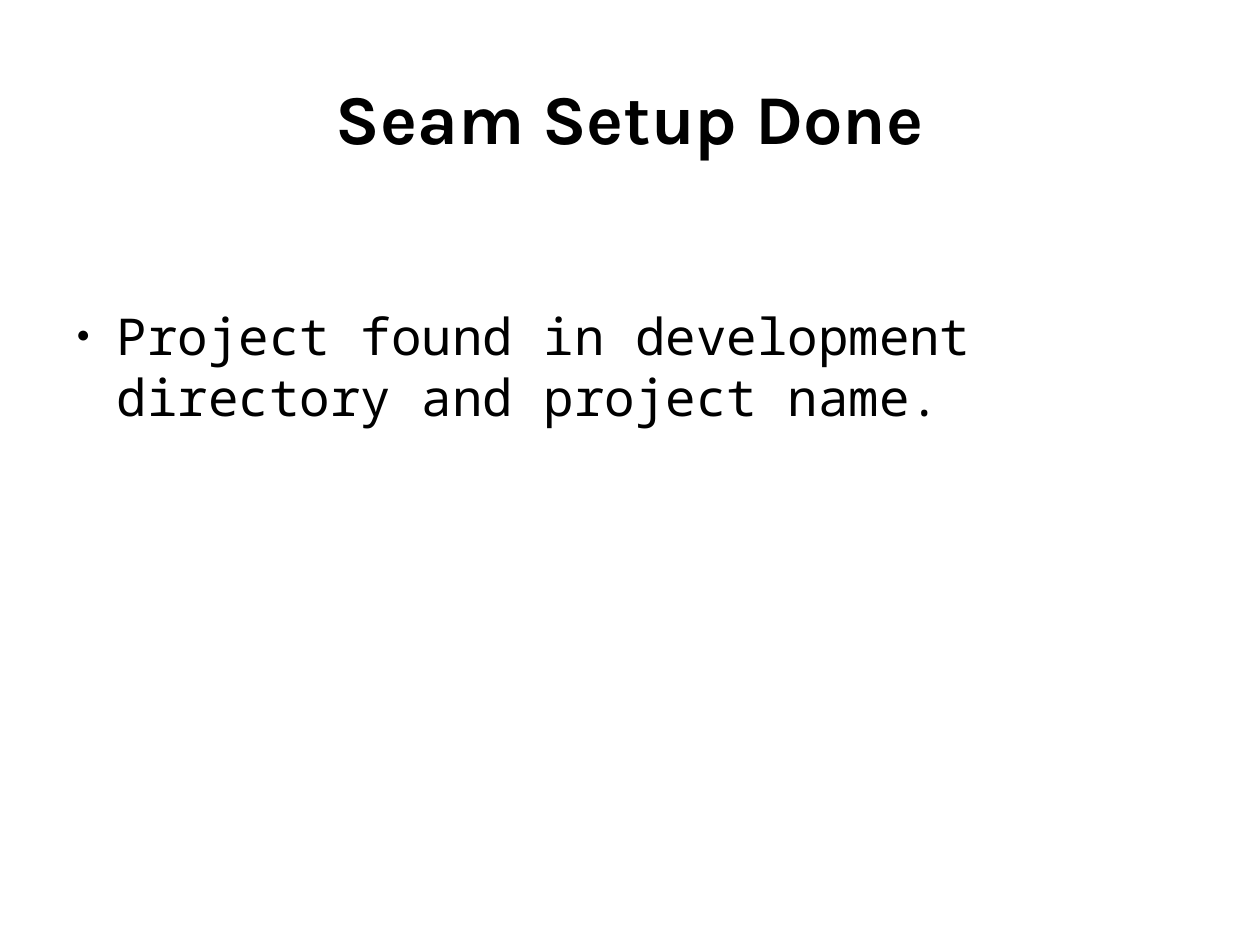
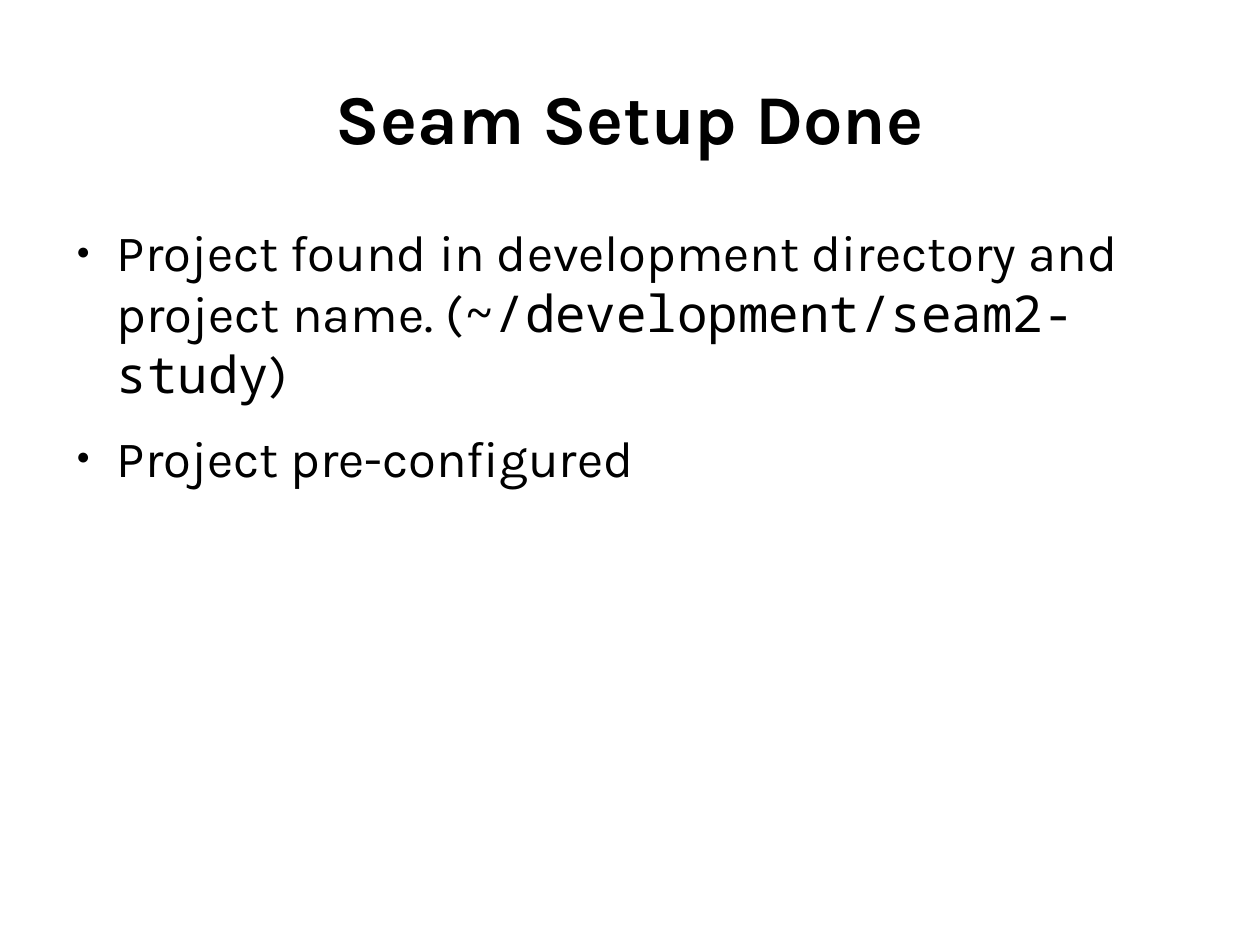
Before and after one commit to dhinojosa/seam2-study, a slide deck: slide 16 of seam2-preso.odp. Drawn at 1260x945 pixels with LibreOffice and Linux fonts; fonts in the diff are those of the drawing. Boxes give left, top, right and bottom in pixels: in the first picture for what was removed or moved away, otherwise in the second. Text is boxed around its words. In the diff, an @@ line names an element or a change of style, - is before the commit and + after.

Commit message:
added preso change

```diff
--- a/seam2-preso.odp
+++ b/seam2-preso.odp
@@ text at [117, 236, 1117, 489]: text changed; font Noto Sans Mono to Karla @@
-● Project found in development directory and project name.
+● Project found in development directory and project name. (~/development/seam2-study)
+● Project pre-configured
```
